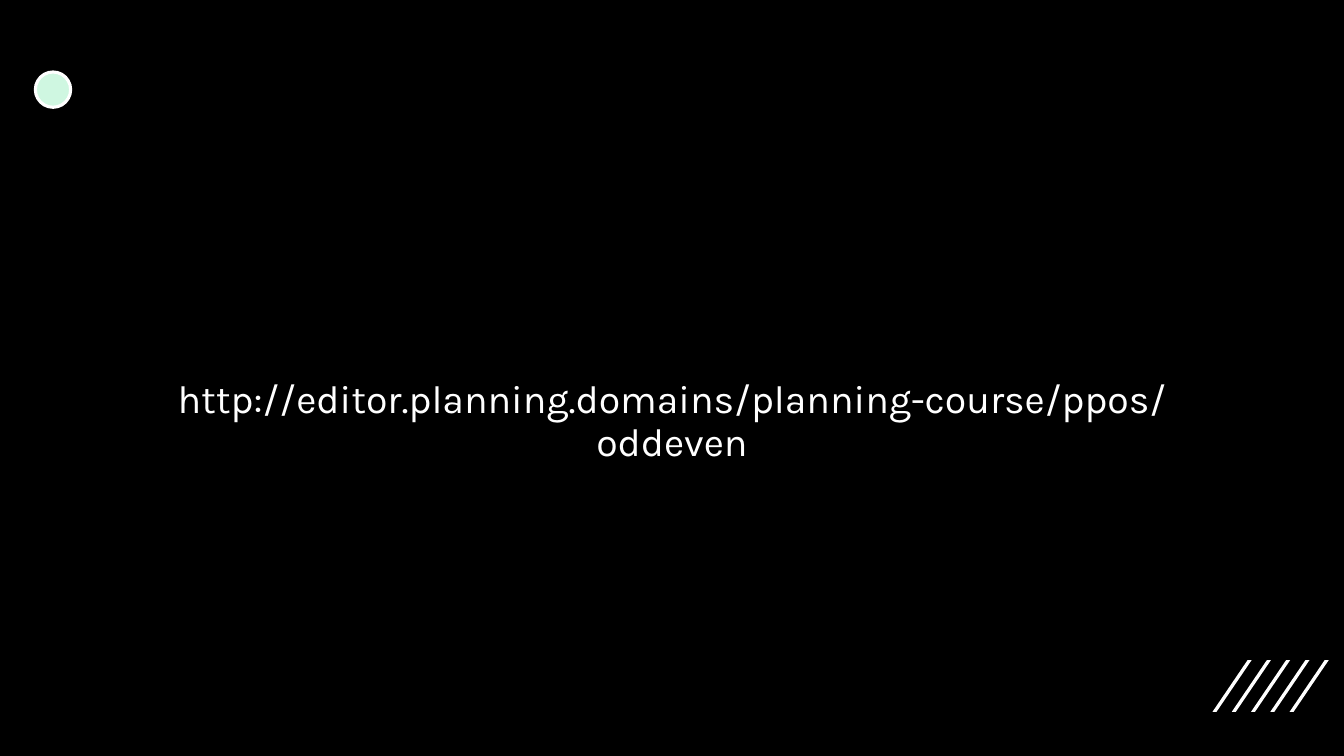
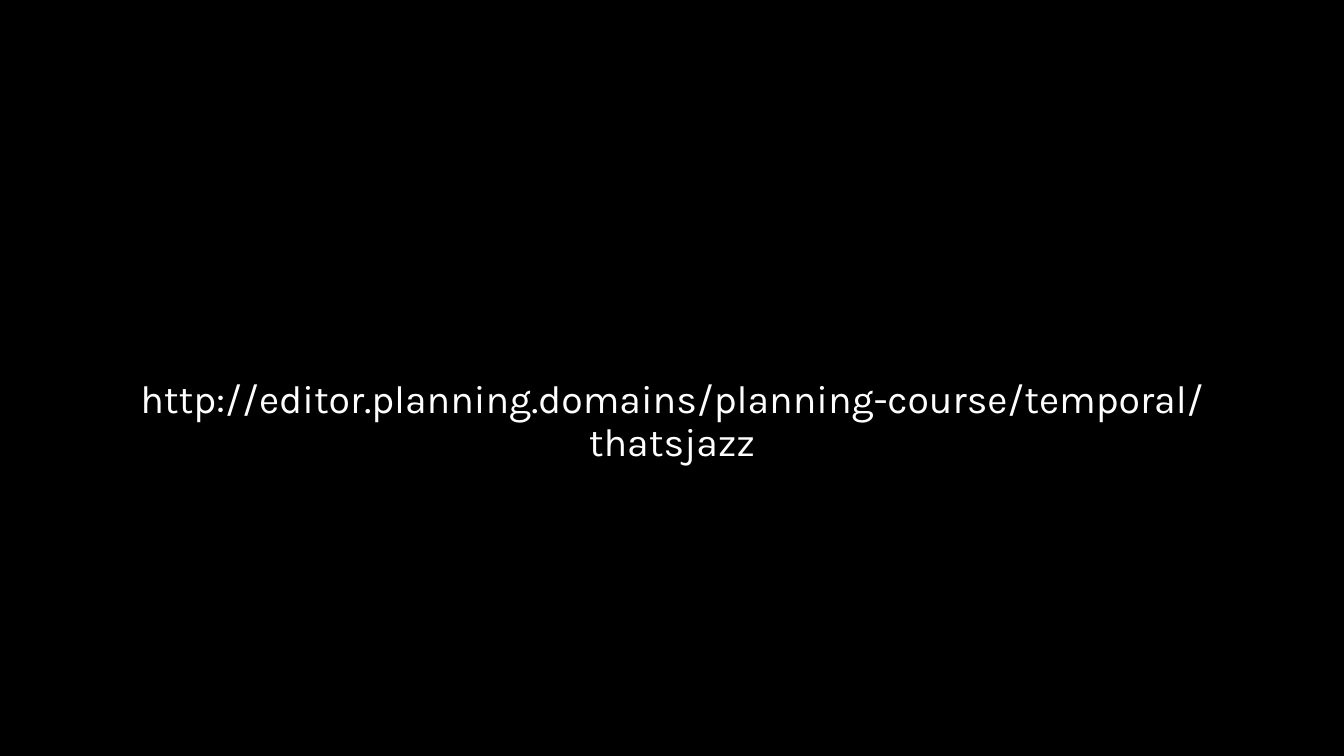
Before and after one commit to AI-Planning/modeling-in-pddl, a slide deck: slide 17 of exercises/cisc-813/temporal/slides.pptx (slide 16 before the commit). Drawn at 1344x756 pixels with LibreOffice and Linux fonts; fonts in the diff are those of the drawing. Boxes give left, top, right and bottom in pixels: in the first picture for what was removed or moved away, otherwise in the second. Text is boxed around its words. In the diff, an @@ line names an element or a change of style, - is before the commit and + after.

Commit message:
Finished the slide deck for the temporal exercise.

```diff
--- a/exercises/cisc-813/temporal/slides.pptx
+++ b/exercises/cisc-813/temporal/slides.pptx
@@ ellipse removed at [35,72,71,107] @@
@@ text at [140,384,1203,466]: text changed @@
-http://editor.planning.domains/planning-course/ppos/oddeven
+http://editor.planning.domains/planning-course/temporal/thatsjazz
@@ group removed at [1213,660,1329,712]: 5 freeform shapes @@
```
Also in this commit, not shown: 9 other slides changed, 6 slides added, 3 slides removed.
